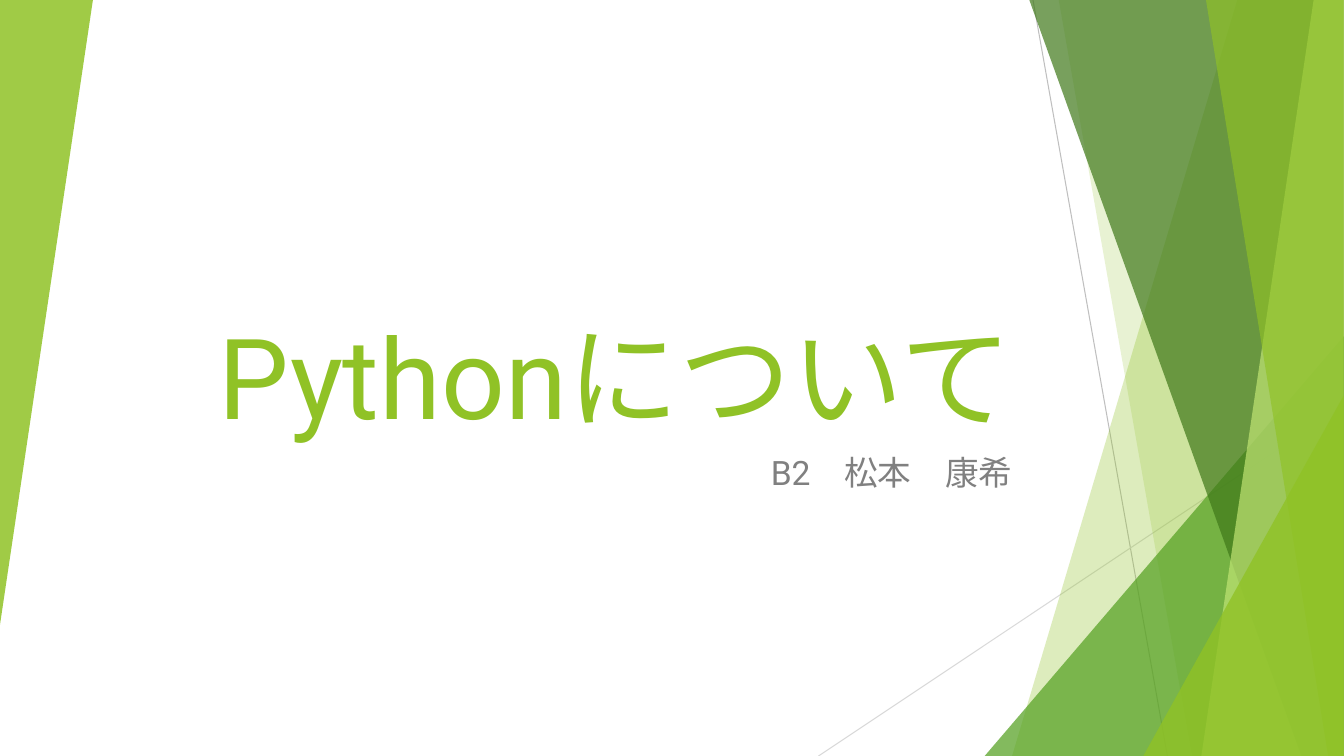
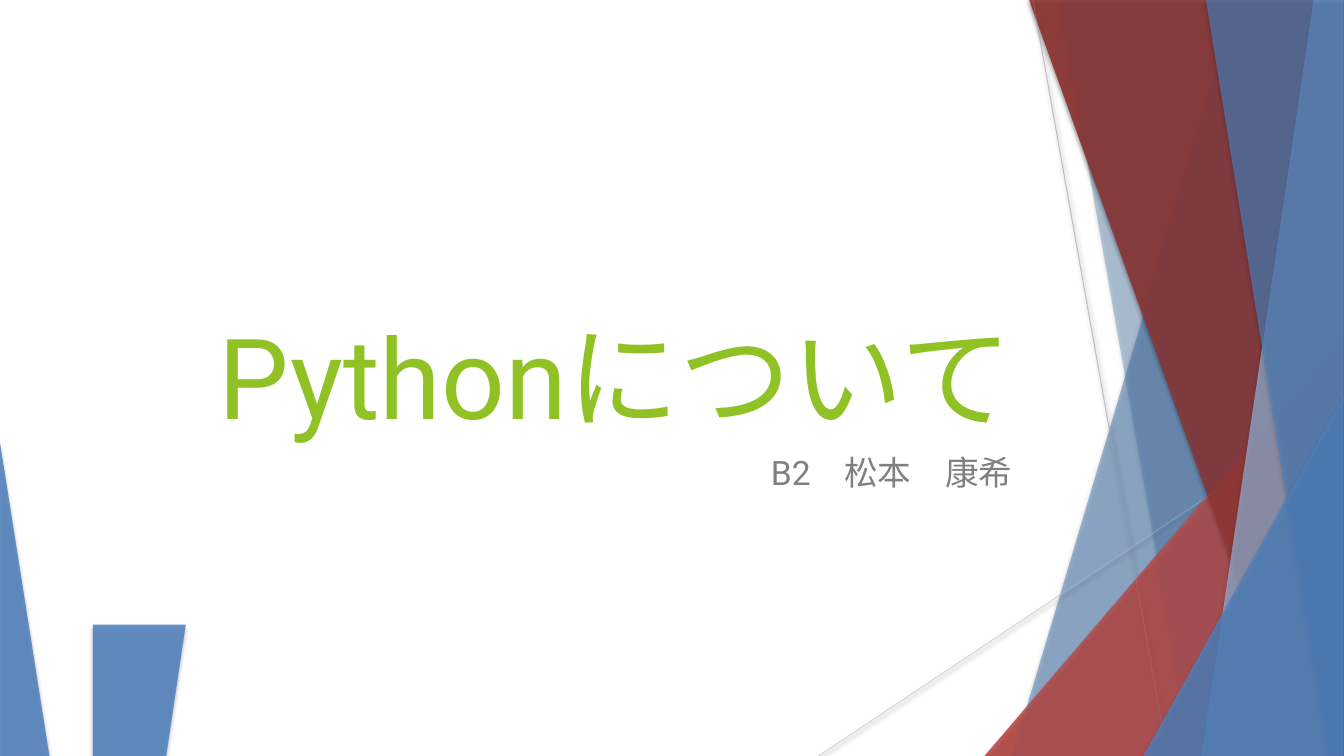
Before and after one commit to matsumotokoki/python_tutrial, a slide deck: slide 1 of Pythonについて.pptx. Drawn at 1344x756 pixels with LibreOffice and Linux fonts; fonts in the diff are those of the drawing. Boxes give left, top, right and bottom in pixels: in the first picture for what was removed or moved away, otherwise in the second. Text is boxed around its words. In the diff, an @@ line names an element or a change of style, - is before the commit and + after.

Commit message:
fix

```diff
--- a/Pythonについて.pptx
+++ b/Pythonについて.pptx
@@ triangle removed at box(0, 0, 93, 625) @@
@@ freeform shape at box(1012, 0, 1344, 756): fill #90C226 at 30% opacity to #4F81BD at 30% opacity; shadow on @@
@@ freeform shape added at box(1012, 0, 1344, 756), fill #4F81BD at 30% opacity @@
@@ freeform shape at box(1029, 0, 1344, 756): fill #3F7819 at 70% opacity to #953735 at 70% opacity; shadow on @@
@@ freeform shape added at box(1029, 0, 1344, 756), fill #953735 at 70% opacity @@
@@ line (1033, 0) - (1168, 756): stroke #BFBFBF 0.75 pt to #BFBFBF 0.74 pt @@
@@ freeform shape at box(1059, 0, 1344, 756): fill #90C226 at 20% opacity to #4F81BD at 20% opacity; shadow on; outline redrawn @@
@@ freeform shape added at box(1059, 0, 1344, 756), fill #4F81BD at 20% opacity @@
@@ freeform shape at box(1202, 0, 1344, 756): fill #C0E474 at 70% opacity to #95B3D7 at 70% opacity; shadow on @@
@@ freeform shape added at box(1202, 0, 1344, 756), fill #95B3D7 at 70% opacity @@
@@ freeform shape at box(1206, 0, 1344, 756): fill #90C226 at 65% opacity to #4F81BD at 65% opacity; shadow on @@
@@ freeform shape added at box(1206, 0, 1344, 756), fill #4F81BD at 65% opacity @@
@@ triangle at box(985, 336, 1344, 756): fill #54A021 at 72% opacity to #C0504D at 72% opacity; shadow on @@
@@ triangle added at box(985, 336, 1344, 756), fill #C0504D at 72% opacity @@
@@ line (1344, 406) - (819, 756): stroke #D9D9D9 0.75 pt to #D9D9D9 0.74 pt @@
@@ triangle at box(1143, 396, 1344, 756): fill #90C226 at 80% opacity to #4F81BD at 80% opacity; shadow on @@
@@ triangle added at box(1143, 396, 1344, 756), fill #4F81BD at 80% opacity @@
@@ triangle added at box(0, 443, 49, 756), fill #4F81BD at 85% opacity @@
@@ text "B2 松本 康希" at box(771, 456, 1012, 488): less space between paragraphs @@
@@ triangle added at box(93, 625, 186, 756), fill #4F81BD at 85% opacity @@
```
Also in this commit, not shown: 15 other slides changed.
